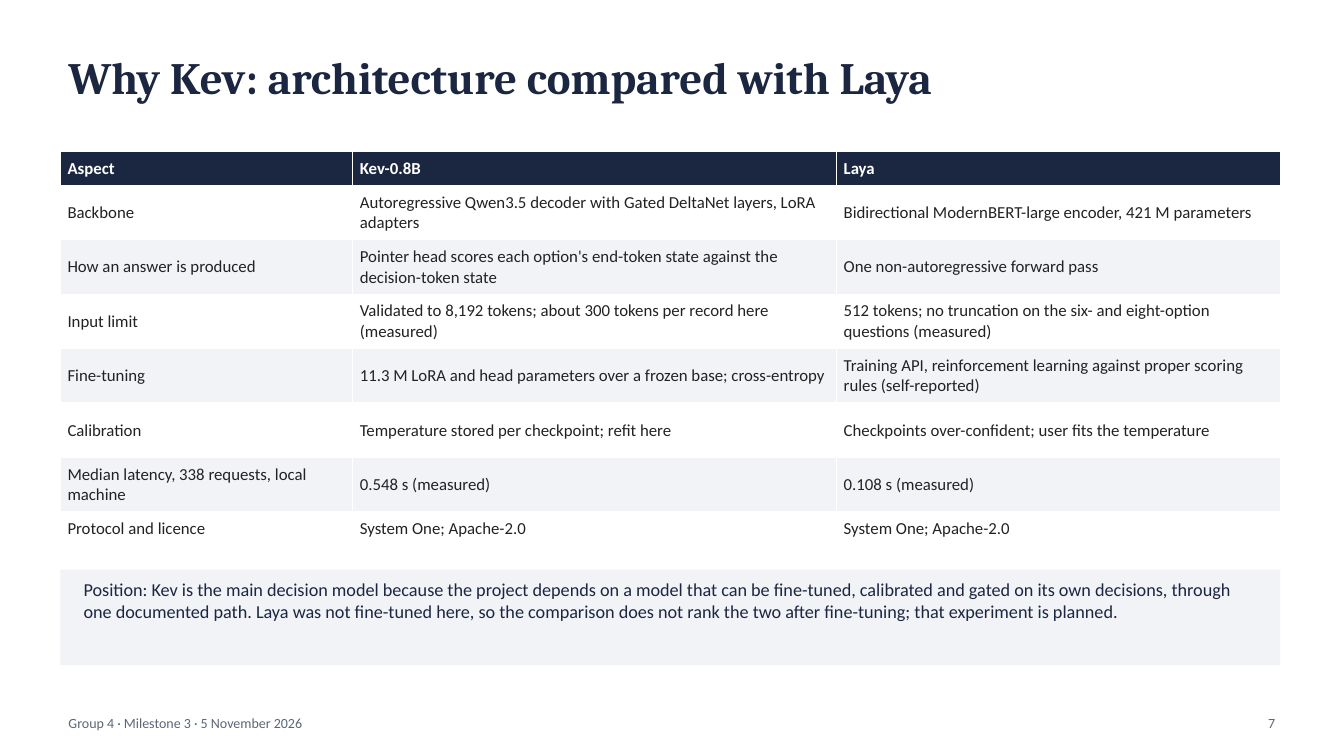
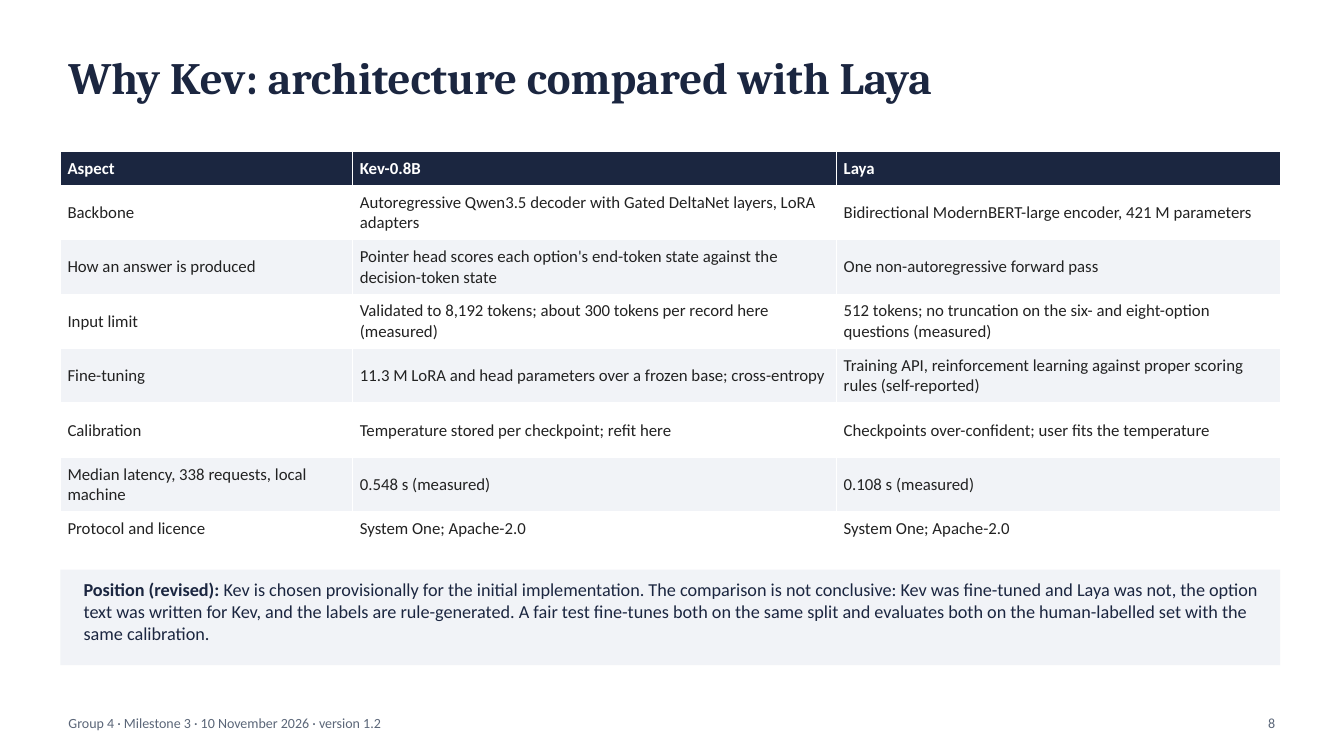
Before and after one commit to sathyaIITM/Group-4-DS-and-AI-Lab-Project, a slide deck: slide 8 of docs/milestones/Milestone3_TA_Presentation.pptx (slide 7 before the commit). Drawn at 1344x756 pixels with LibreOffice and Linux fonts; fonts in the diff are those of the drawing. Boxes give left, top, right and bottom in pixels: in the first picture for what was removed or moved away, otherwise in the second. Text is boxed around its words. In the diff, an @@ line names an element or a change of style, - is before the commit and + after.

Commit message:
DOC: Milestone 3 v1.2 final: slides, sign-off, items moved to Milestone 4, file links in the report; pin the embedding model and pgvector image, record run metadata, add the repeat run and a lock file.

```diff
--- a/docs/milestones/Milestone3_TA_Presentation.pptx
+++ b/docs/milestones/Milestone3_TA_Presentation.pptx
@@ text at (84,582,1257,640): text changed @@
-Position: Kev is the main decision model because the project depends on a model that can be fine-tuned, calibrated and gated on its own decisions, through one documented path. Laya was not fine-tuned here, so the comparison does not rank the two after fine-tuning; that experiment is planned.
+Position (revised): Kev is chosen provisionally for the initial implementation. The comparison is not conclusive: Kev was fine-tuned and Laya was not, the option text was written for Kev, and the labels are rule-generated. A fair test fine-tunes both on the same split and evaluates both on the human-labelled set with the same calibration.
@@ text at (68,718,381,730): text changed @@
-Group 4 · Milestone 3 · 5 November 2026
+Group 4 · Milestone 3 · 10 November 2026 · version 1.2
@@ text at (1268,718,1275,728): text changed @@
-7
+8
```
Also in this commit, not shown: 16 other slides changed, 4 slides added, 10 other files.
